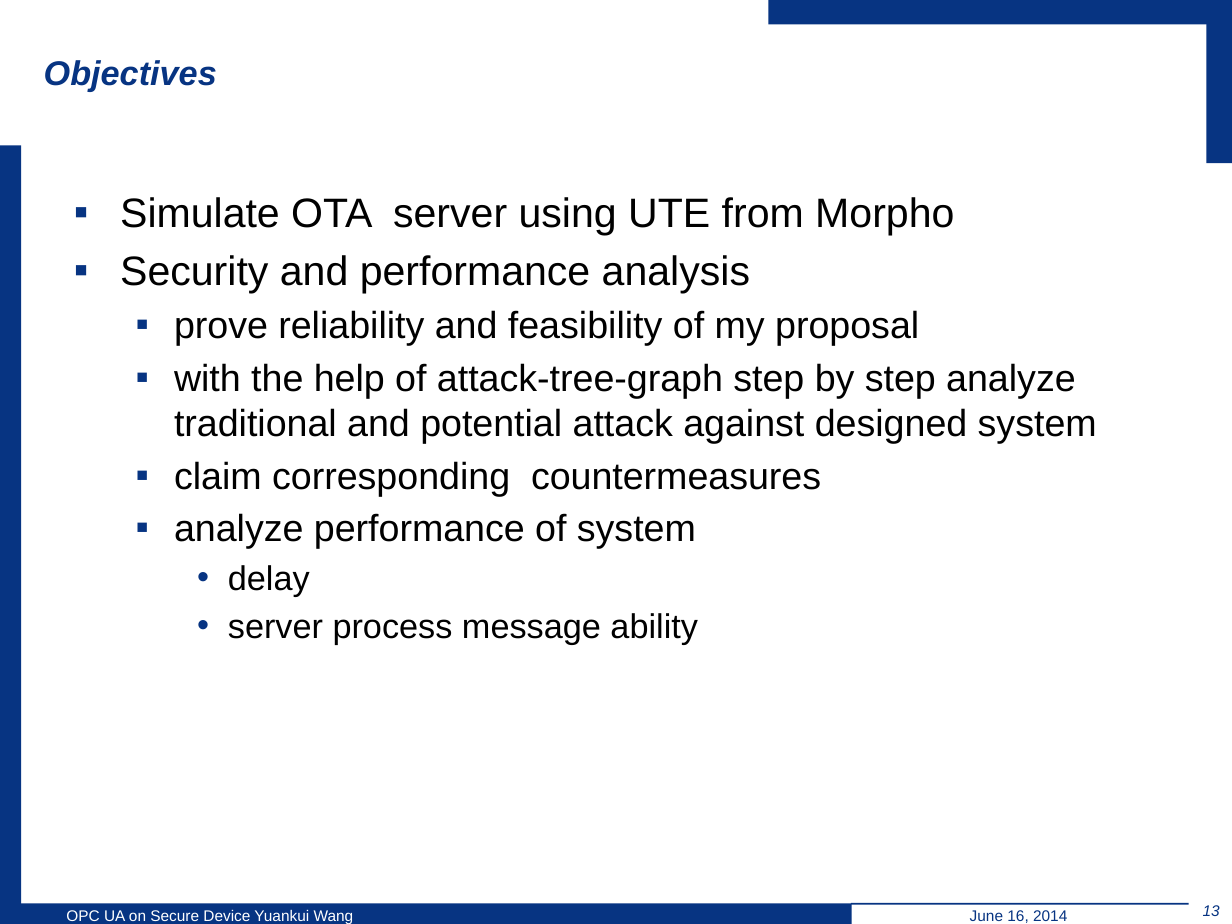
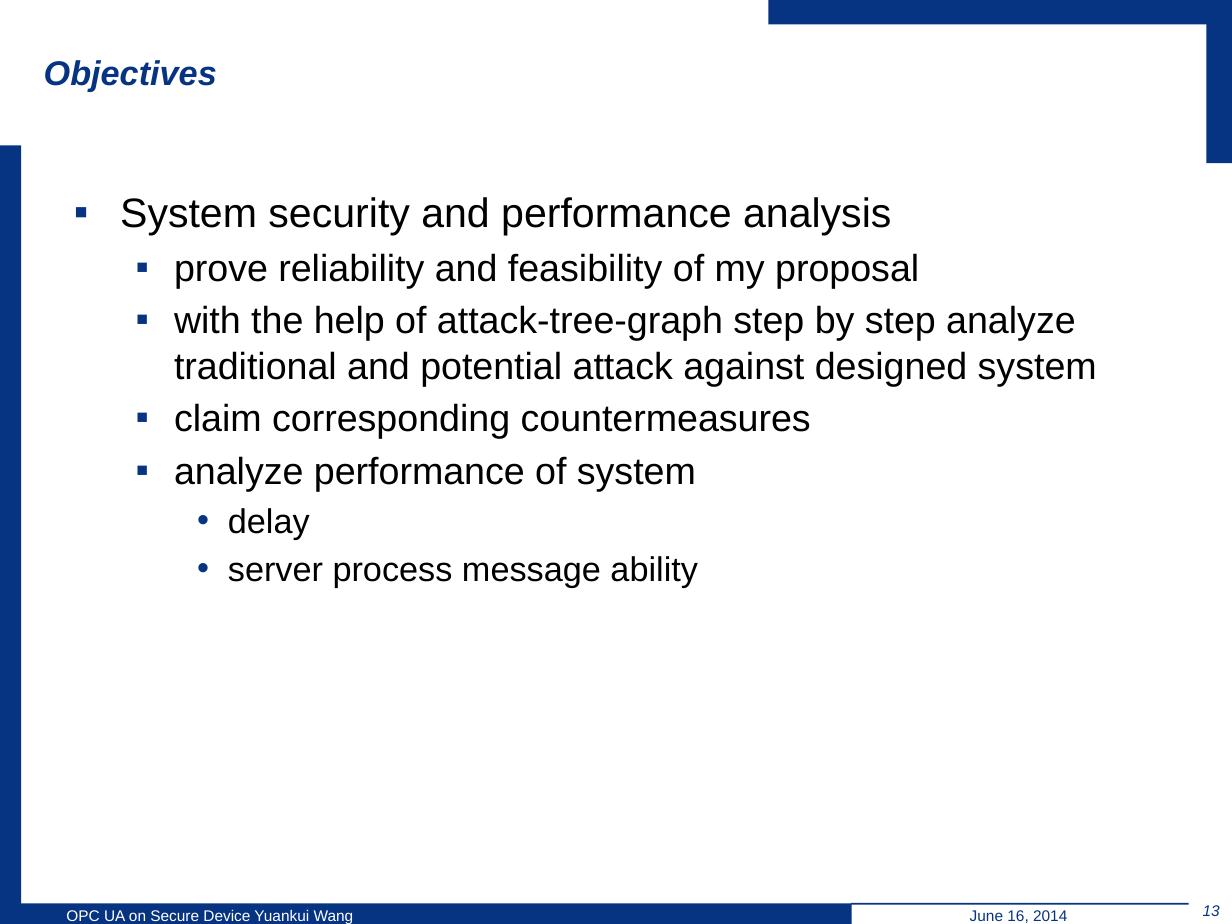
Before and after one commit to wsuetholz/opc-ua-wangyk-upb-morpho, a slide deck: slide 13 of ppt/6-18/Yuankui Wang Presentation 18 06.pptx. Drawn at 1232x924 pixels with LibreOffice and Linux fonts; fonts in the diff are those of the drawing; background and template pictures are left out. Boxes give left, top, right and bottom in pixels: in the first picture for what was removed or moved away, otherwise in the second. Text is boxed around its words. In the diff, an @@ line names an element or a change of style, - is before the commit and + after.

```diff
--- a/ppt/6-18/Yuankui Wang Presentation 18 06.pptx
+++ b/ppt/6-18/Yuankui Wang Presentation 18 06.pptx
@@ text at (120, 197, 891, 236): text changed @@
-▪ Simulate OTA server using UTE from Morpho
-▪ Security and performance analysis
+▪ System security and performance analysis
```
Also in this commit, not shown: 2 other slides changed, 1 slide added, 1 other file.
